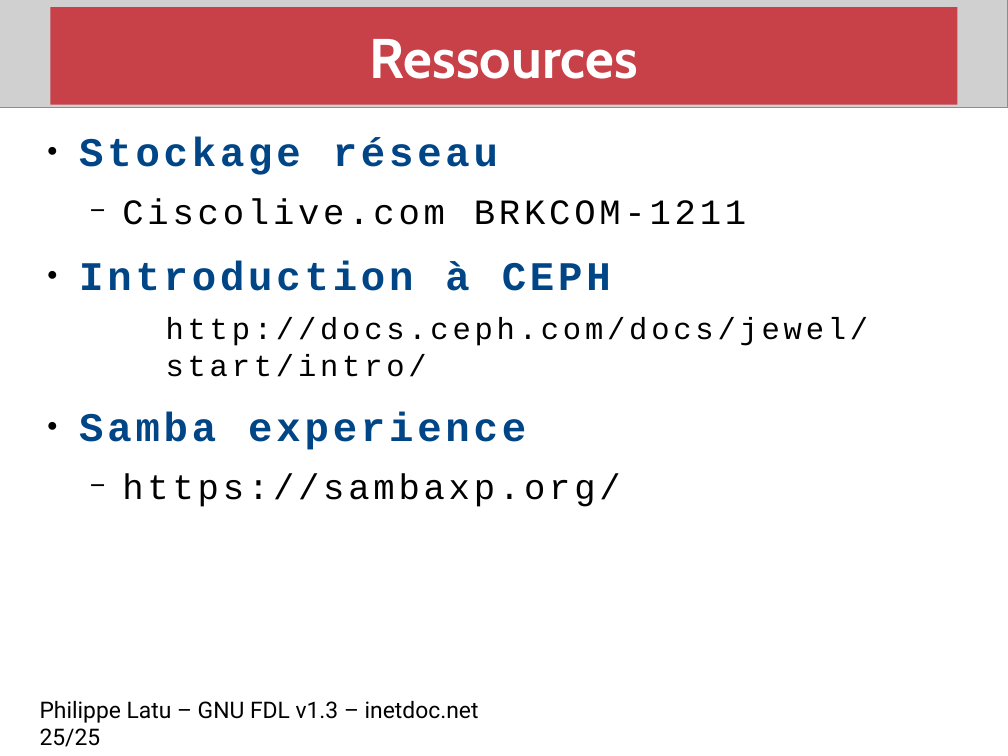
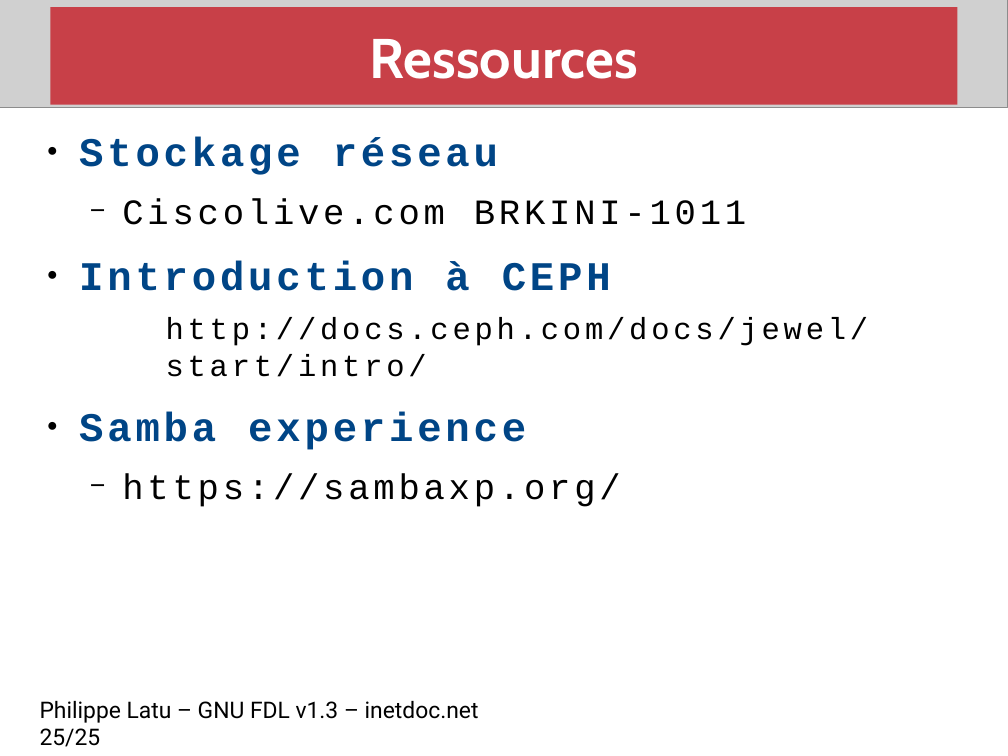
Before and after one commit to platu/inetdoc, a slide deck: slide 25 of presentations/net-filesystems-object-storage/net-filesystems-object-storage.odp. Drawn at 1008x756 pixels with LibreOffice and Linux fonts; fonts in the diff are those of the drawing; grey boxes stand for pictures. Boxes give left, top, right and bottom in pixels: in the first picture for what was removed or moved away, otherwise in the second. Text is boxed around its words. In the diff, an @@ line names an element or a change of style, - is before the commit and + after.

Commit message:
Stockage réseau : corrections référence ciscolive

```diff
--- a/presentations/net-filesystems-object-storage/net-filesystems-object-storage.odp
+++ b/presentations/net-filesystems-object-storage/net-filesystems-object-storage.odp
@@ text at (122,199,746,225): text changed @@
-  − Ciscolive.com BRKCOM-1211
+  − Ciscolive.com BRKINI-1011
```
Also in this commit, not shown: 1 other file.
